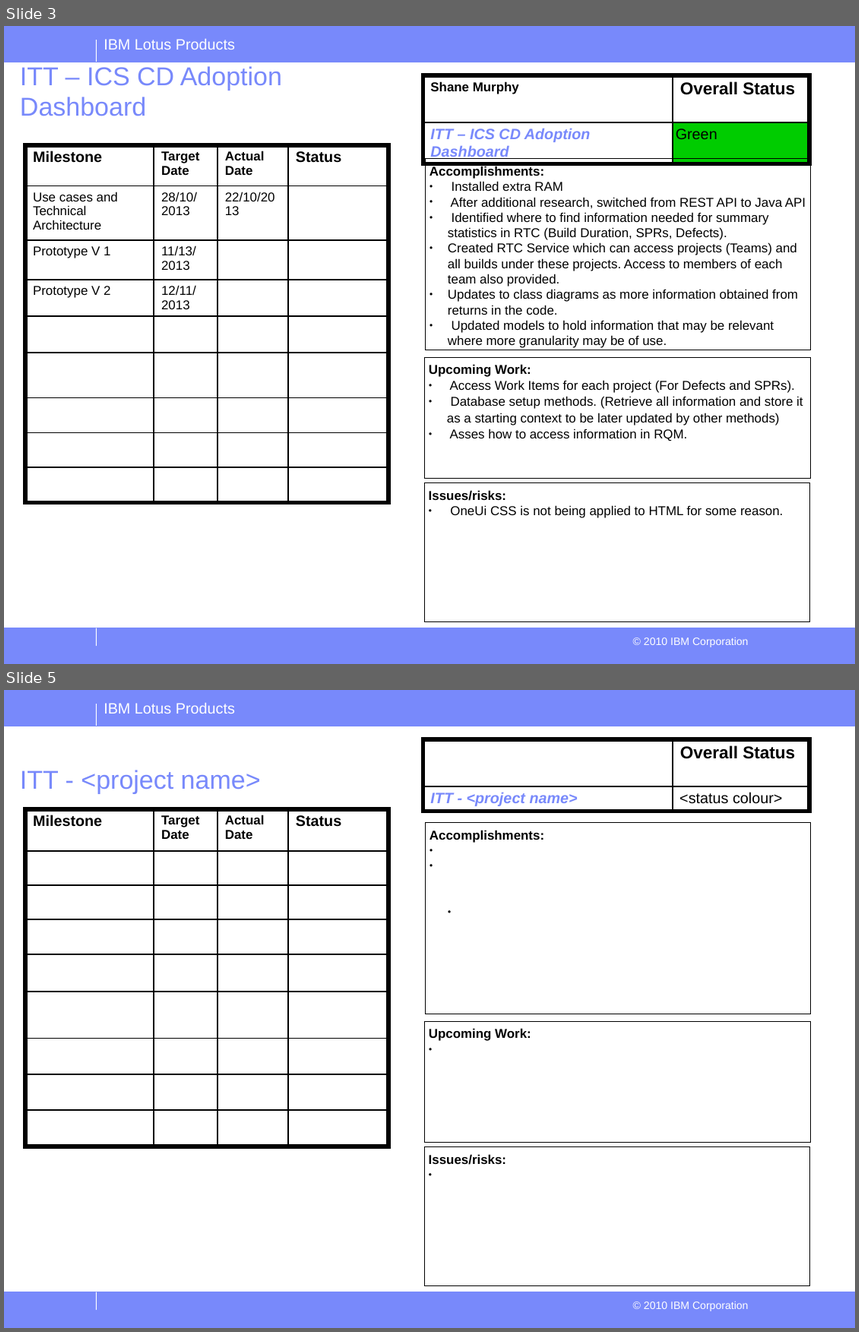
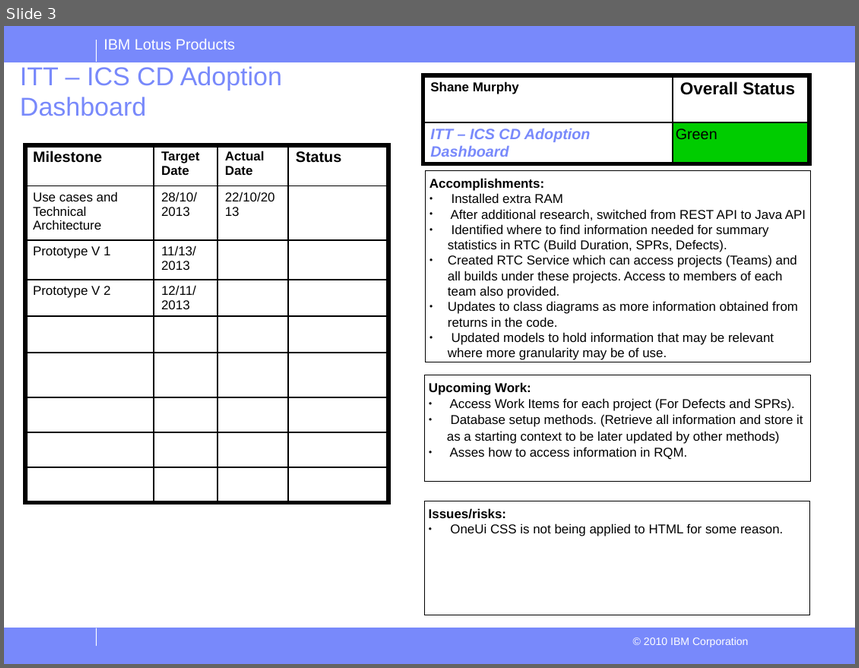
Before and after one commit to smur89/IBM-CD-Dashboard, a slide deck: Documentation/Project Status reports.odp. Shown one above the other, each under a label of ours: slides 3 and 5 before the commit, slide 3 after it; the slides between them are not shown. The pictures are 859x1332 and 859x668 pixels, drawn with LibreOffice and Linux fonts; fonts in the diff are those of the drawing; background and template pictures are left out. Boxes give left, top, right and bottom in pixels: in the first picture for what was removed or moved away, otherwise in the second. Text is boxed around its words. In the diff, an @@ line names an element or a change of style, - is before the commit and + after.

Commit message:
Commit before 5/2/14 IBM meeting. Updated documentation with information regarding work and issues from January work. Added progress slide for IBM and updated overall progress presentation.

```diff
--- a/Documentation/Project Status reports.odp
+++ b/Documentation/Project Status reports.odp
@@ slide 5 removed at (x1=4, y1=690, x2=855, y2=1328), background #FFFFFF; not listed: 6 template elements that a slide beside it also shows @@
@@ table removed at (x1=424, y1=739, x2=810, y2=812), 2 rows, 2 columns @@
- | Overall Status
-ITT - <project name> | <status colour>
@@ text removed at (x1=20, y1=770, x2=261, y2=794) @@
-ITT - <project name>
@@ table removed at (x1=25, y1=809, x2=388, y2=1147), 9 rows, 4 columns @@
-Milestone | Target Date | Actual Date | Status
- |  |  | 
- |  |  | 
- |  |  | 
- |  |  | 
- |  |  | 
- |  |  | 
- |  |  | 
- |  |  | 
@@ rectangle removed at (x1=426, y1=823, x2=811, y2=1015) @@
-Accomplishments:
@@ rectangle removed at (x1=425, y1=1021, x2=810, y2=1143) @@
-Upcoming Work:
@@ rectangle removed at (x1=425, y1=1148, x2=810, y2=1287) @@
-Issues/risks:
@@ slide 3 changed as well @@
@@ rectangle "Accomplishments:" moved from (x1=426, y1=159, x2=811, y2=351) to (x1=426, y1=171, x2=811, y2=363) @@
@@ rectangle "Upcoming Work:" resized from (x1=425, y1=357, x2=810, y2=479) to (x1=425, y1=376, x2=810, y2=483) @@
@@ rectangle "Issues/risks:" resized from (x1=425, y1=484, x2=810, y2=623) to (x1=425, y1=502, x2=810, y2=616) @@
```
Also in this commit, not shown: 3 other slides changed, 1 slide added, 3 other files.
